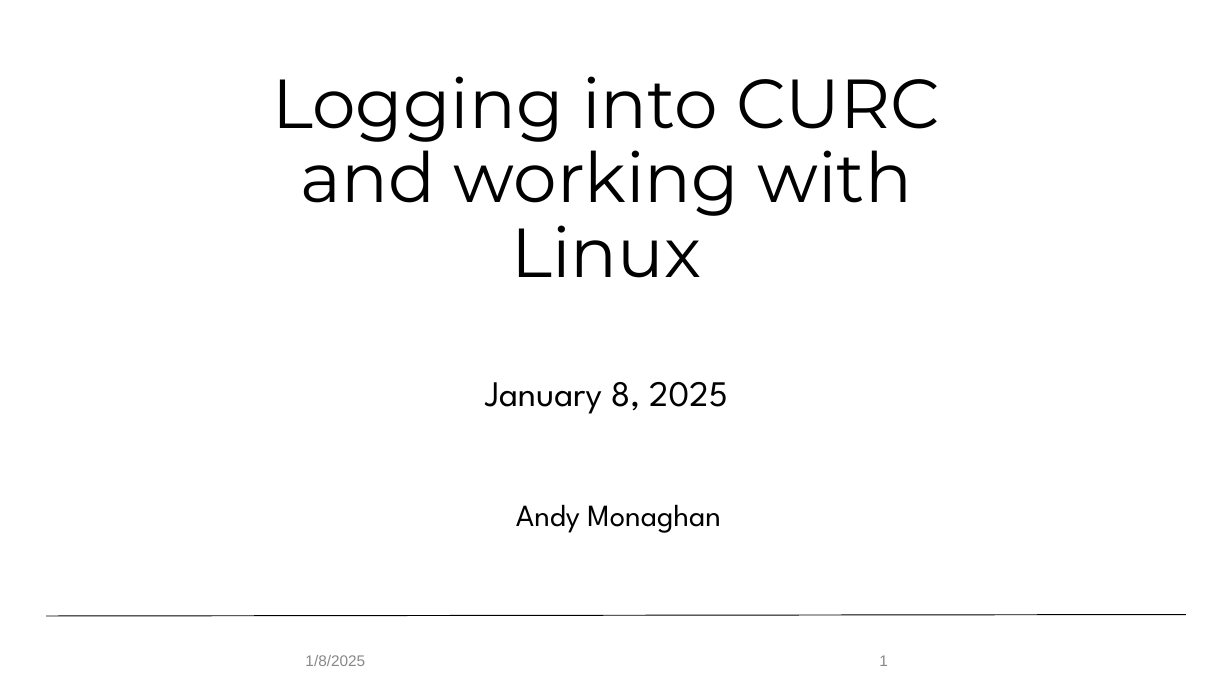
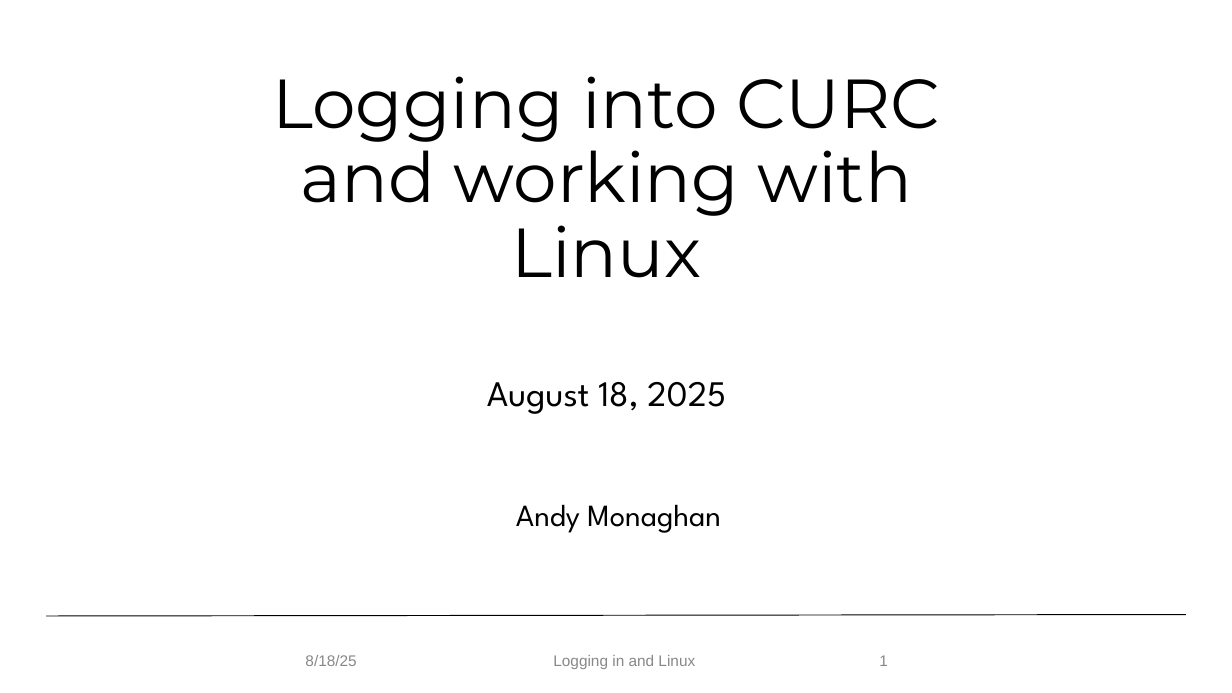
Before and after one commit to ResearchComputing/hpc_fundamentals_micro_credential, a slide deck: slide 1 of logging_in_and_linux/logging_in_linux.pptx. Drawn at 1232x693 pixels with LibreOffice and Linux fonts; fonts in the diff are those of the drawing; background and template pictures are left out. Boxes give left, top, right and bottom in pixels: in the first picture for what was removed or moved away, otherwise in the second. Text is boxed around its words. In the diff, an @@ line names an element or a change of style, - is before the commit and + after.

Commit message:
Aug 2025 edits to Linux presentation

```diff
--- a/logging_in_and_linux/logging_in_linux.pptx
+++ b/logging_in_and_linux/logging_in_linux.pptx
@@ text at box(487, 382, 726, 414): text changed @@
-January 8, 2025
+August 18, 2025
@@ text at box(305, 655, 356, 666): text changed @@
-1/8/2025
+8/18/25
@@ text added at box(553, 655, 695, 669), 12 pt, text #888888 @@
+Logging in and Linux
```
Also in this commit, not shown: 27 other slides changed, 3 slides added, 3 slides removed, 1 other file.
